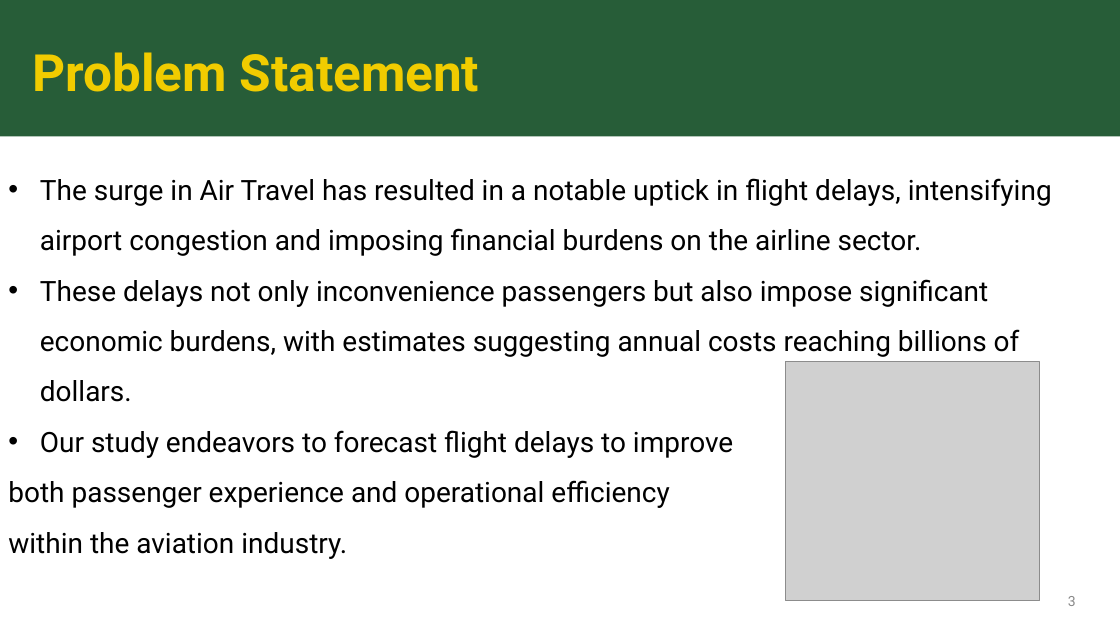
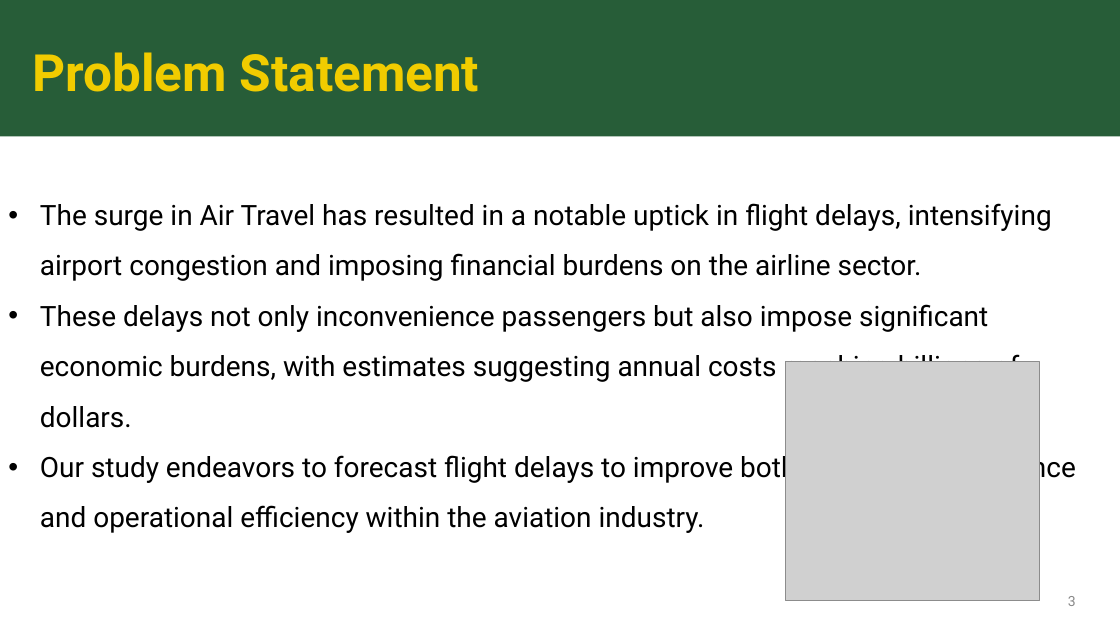
Before and after one commit to sk2003hw/Airline_Delay_and_Cancellation_Analysis, a slide deck: slide 3 of MATH 509_Project Presentation_Draft.pptx. Drawn at 1120x630 pixels with LibreOffice and Linux fonts; fonts in the diff are those of the drawing; grey boxes stand for pictures; background and template pictures are left out. Boxes give left, top, right and bottom in pixels: in the first picture for what was removed or moved away, otherwise in the second. Text is boxed around its words. In the diff, an @@ line names an element or a change of style, - is before the commit and + after.

```diff
--- a/MATH 509_Project Presentation_Draft.pptx
+++ b/MATH 509_Project Presentation_Draft.pptx
@@ text at (40, 451, 1076, 533): text changed @@
-• Our study endeavors to forecast flight delays to improve
-both passenger experience and operational efficiency
-within the aviation industry.
+• Our study endeavors to forecast flight delays to improve both passenger experience and operational efficiency within the aviation industry.
```
Also in this commit, not shown: 6 other slides changed.
